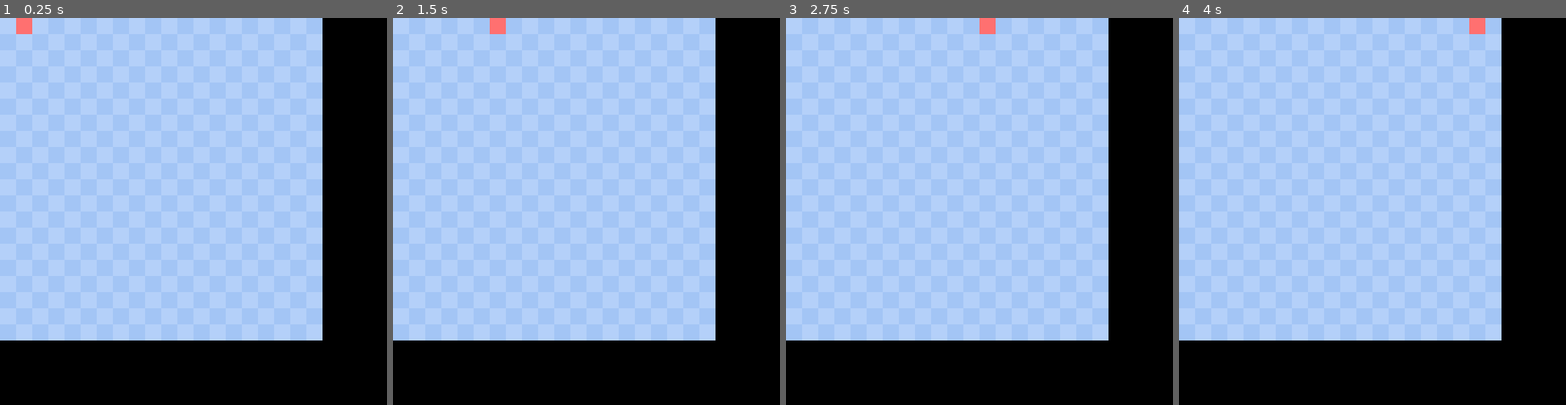
Above: before the commit, frames 1-4 (left to right).
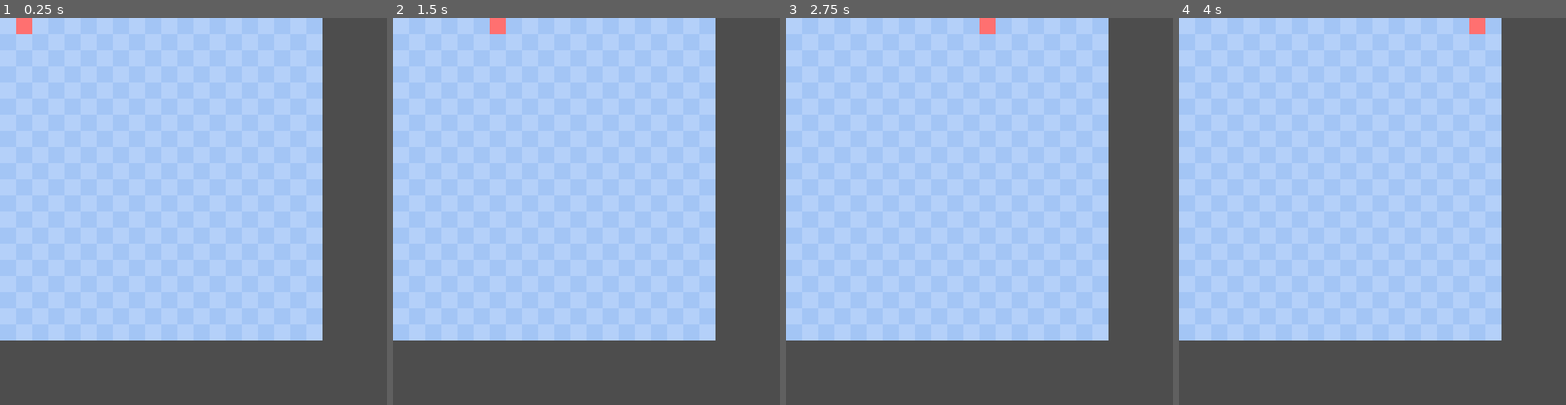
Above: after the commit, the same moments.

Repository: krabhi1/snake
Game: Godot game, scene res://playground.tscn
Two runs of this game, one before a commit and one after it. Both use one fixed random seed, a clock stepped at 60 frames per second and the inputs below.
Inputs:
- Up to frame 1 (0.25 s): no input
- Up to frame 2 (1.5 s): no input
- Up to frame 3 (2.75 s): no input
- Up to frame 4 (4 s): no input

The runs differ from the first frame. In frame 1, 31% of the frame differs, in the area x 0-100%, y 0-100%; in frame 2, 31%; in frame 3, 31%; in frame 4, 31%.

Commit message:
added game UI design

Diff:
--- /dev/null
+++ b/game.tscn
@@ -0,0 +1,66 @@
+[gd_scene load_steps=5 format=3 uid="uid://bxj83hxxcdb5n"]
+
+[ext_resource type="Texture2D" uid="uid://bm5xwhj6iidm8" path="res://assets/menu_button.png" id="1_3gli0"]
+[ext_resource type="PackedScene" uid="uid://bpcxet2et6f8q" path="res://playground.tscn" id="1_juge5"]
+
+[sub_resource type="LabelSettings" id="LabelSettings_y8hf1"]
+font_size = 20
+font_color = Color(0.117647, 0.752941, 0, 1)
+
+[sub_resource type="StyleBoxEmpty" id="StyleBoxEmpty_d5hbg"]
+
+[node name="Game" type="Node"]
+
+[node name="UI" type="Control" parent="."]
+layout_mode = 3
+anchors_preset = 15
+anchor_right = 1.0
+anchor_bottom = 1.0
+grow_horizontal = 2
+grow_vertical = 2
+
+[node name="Background" type="ColorRect" parent="UI"]
+layout_mode = 1
+anchors_preset = 15
+anchor_right = 1.0
+anchor_bottom = 1.0
+grow_horizontal = 2
+grow_vertical = 2
+color = Color(0, 0.415686, 0.305882, 1)
+
+[node name="Header" type="ColorRect" parent="UI"]
+custom_minimum_size = Vector2(0, 40)
+layout_mode = 1
+anchors_preset = 10
+anchor_right = 1.0
+offset_left = 16.0
+offset_top = 16.0
+offset_right = -16.0
+offset_bottom = 56.0
+grow_horizontal = 2
+size_flags_horizontal = 3
+color = Color(0.027451, 0.345098, 0.152941, 1)
+
+[node name="HBoxContainer" type="HBoxContainer" parent="UI/Header"]
+layout_mode = 1
+anchors_preset = 15
+anchor_right = 1.0
+anchor_bottom = 1.0
+grow_horizontal = 2
+grow_vertical = 2
+
+[node name="Label2" type="Label" parent="UI/Header/HBoxContainer"]
+layout_mode = 2
+size_flags_horizontal = 3
+text = "score: 100"
+label_settings = SubResource("LabelSettings_y8hf1")
+horizontal_alignment = 1
+
+[node name="Button" type="Button" parent="UI/Header/HBoxContainer"]
+layout_mode = 2
+theme_override_styles/focus = SubResource("StyleBoxEmpty_d5hbg")
+icon = ExtResource("1_3gli0")
+flat = true
+
+[node name="playground" parent="." instance=ExtResource("1_juge5")]
+position = Vector2(49, 75)
--- a/playground.tscn
+++ b/playground.tscn
@@ -6,12 +6,6 @@
 
 [node name="playground" type="Node2D"]
 script = ExtResource("1_q7jac")
-
-[node name="background" type="Sprite2D" parent="."]
-self_modulate = Color(0, 0, 0, 1)
-scale = Vector2(600, 600)
-texture = ExtResource("1_qormt")
-offset = Vector2(0.5, 0.5)
 
 [node name="board" type="Sprite2D" parent="."]
 scale = Vector2(0.5, 0.5)
Binary file added: assets/menu_button.png
Not shown, added: assets/menu_button.png.import
